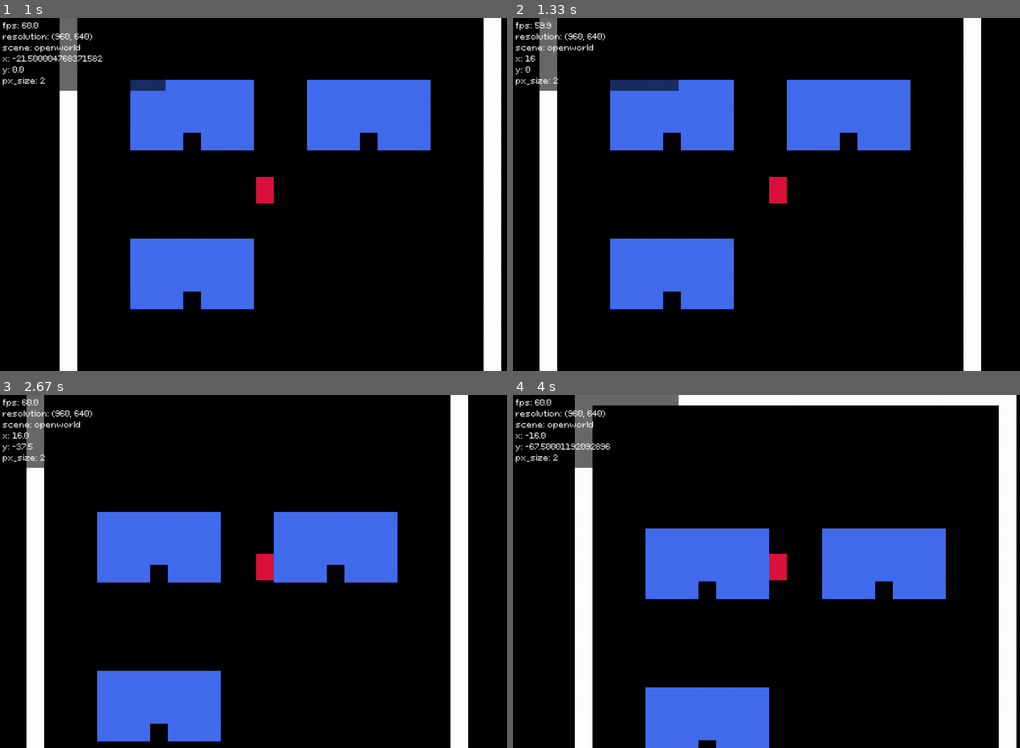
Above: before the commit, frames 1-4 (two rows, left to right).
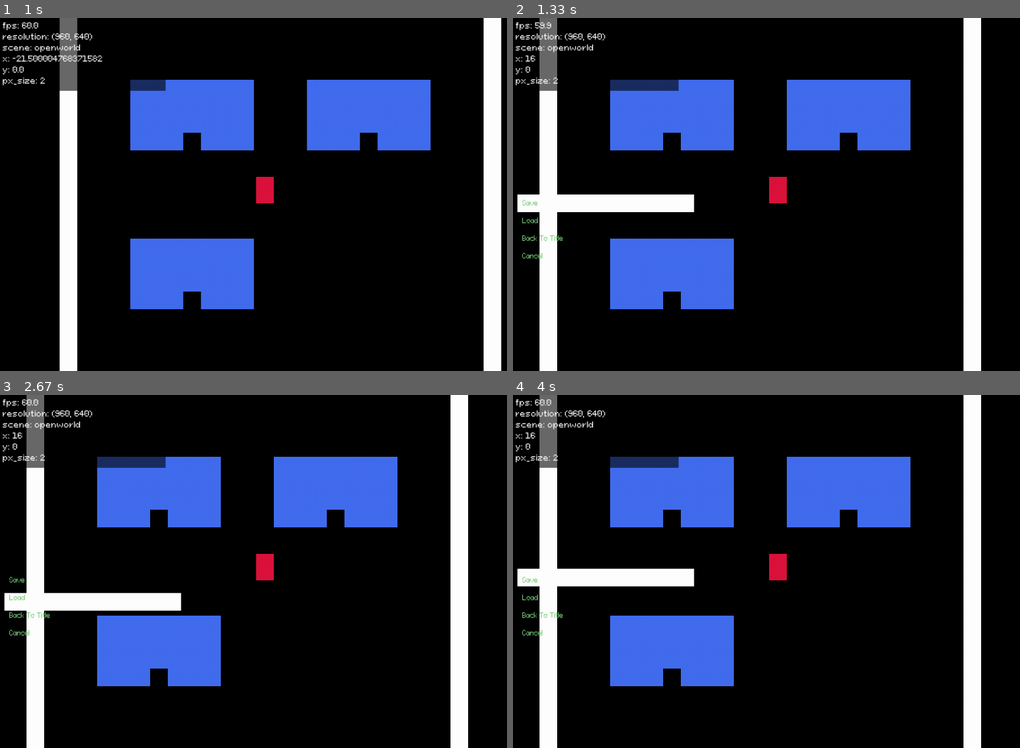
Above: after the commit, the same moments.

Repository: kritserv/rpg-maker-style-top-down-game-template
Game: pygame game, started from main.py
Same seed, same stepped clock (60 frames per second), same inputs: the game is played once before the commit and once after it.
Inputs:
- Up to frame 1 (1 s): tap Enter at 0.33 s; hold Esc from 0.67 s (still down); hold Right from 0.67 s (still down)
- Up to frame 2 (1.33 s): release Esc at 1.13 s; release Right at 1.13 s; tap X at 1.17 s
- Up to frame 3 (2.67 s): tap Space at 1.5 s; hold Up from 2.33 s (still down)
- Up to frame 4 (4 s): release Up at 2.8 s; hold Right 2.83-3.3 s; hold Left 3.33-3.87 s; hold Down from 3.9 s (still down)

Frame 1 is identical in both runs. In frame 2, 1.7% of the frame differs, in the area x 0-36%, y 50-69%; in frame 3, 25%; in frame 4, 45%, in the area x 0-100%, y 0-100%.

Commit message:
add check cancel and edit key for check interact in pygame_event_checker.py

Diff:
--- a/src/func/pygame_event_checker.py
+++ b/src/func/pygame_event_checker.py
@@ -33,23 +33,30 @@
 
 full_screen_size = pg.display.get_desktop_sizes()[0]
 
-def check_pause_toggle(event):
-	pause_toggle = False
-	if event.key == pg.K_ESCAPE:
-		pause_toggle = True
-
-	return pause_toggle
-
 def check_interact(event, keydown, keyup):
 	interact = False
 	if keydown:
 		if event.key == pg.K_RETURN:
 			interact = True
 	elif keyup:
-		if event.key == pg.K_z:
+		if event.key == pg.K_z or event.key == pg.K_SPACE:
 			interact = True
 
 	return interact
+
+def check_cancel(event, keydown, keyup):
+	cancel = False
+	if keydown:
+		if event.key == pg.K_ESCAPE:
+			cancel = True
+	elif keyup:
+		if event.key == pg.K_x or event.key == pg.K_KP0:
+			cancel = True
+
+	return cancel
+
+def check_pause_toggle(event, keydown, keyup):
+	return check_cancel(event, keydown, keyup)
 
 def check_type(event):
 	keydown, keyup, quit, resize = False, False, False, False
@@ -75,10 +82,10 @@
 		new_size = check_window_resize(event, new_size, resize)
 		run = check_quit_game(event, quit, keydown)
 		interact = check_interact(event, keydown, keyup)
+		pause_toggle = check_pause_toggle(event, keydown, keyup)
 
 		if keydown:
 			debug = check_debug_mode(event, debug)
-			pause_toggle = check_pause_toggle(event)
 			full_screen_toggle = check_full_screen_toggle(event)
 
 		if full_screen_toggle:
